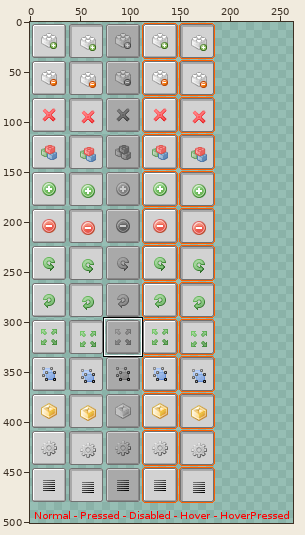
One commit to this sprite sheet: resources/icons/toolbar.png. Above: a wide view before the commit, with the close-up outlined.
Close-up. The starting point:
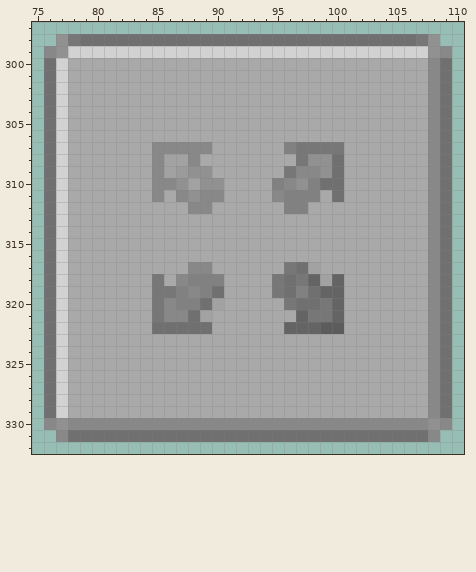
The file is 512x512 pixels. Pixels under 10% opacity are left out. Colours within 5 levels of each other are drawn and written as one. Shown: x 75..110, y 297..332. The wide view leaves out empty margins. The commit also changed other parts of the picture, which this record leaves out.
After:
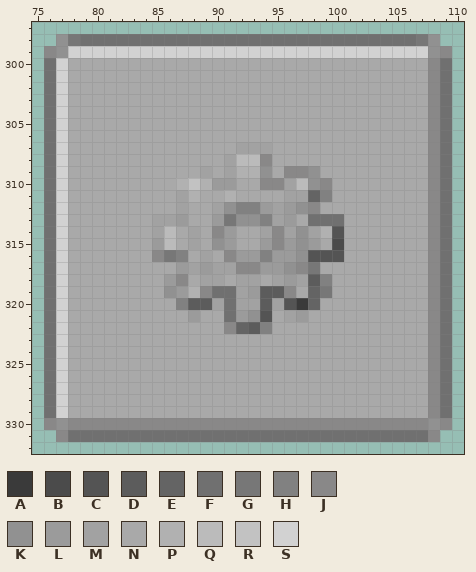
Palette (. is transparent): A #3a3a3a  B #4b4b4b  C #545454  D #5c5c5c  E #646464  F #707070  G #777777  H #818181  J #898888  K #919191  L #9b9b9b  M #a2a2a2  N #a9a9a9  P #b1b1b1  Q #bbbbbb  R #c2c2c2  S #d2d2d2
Edits made:
{"y":307,"x":85,"old":"JJJJJ","new":"NNNNN"}
{"y":307,"x":92,"old":"NNN","new":"MMM"}
{"y":307,"x":96,"old":"HGGGG","new":"NNNNN"}
{"y":308,"x":85,"old":"JMMJ","new":"NNNN"}
{"y":308,"x":91,"old":"NNNN","new":"MQQJ"}
{"y":308,"x":97,"old":"GKKF","new":"NNNN"}
{"y":309,"x":85,"old":"JMLKK","new":"NNNNM"}
{"y":309,"x":91,"old":"NNNN","new":"MPPK"}
{"y":309,"x":96,"old":"G","new":"J"}
{"y":309,"x":98,"old":"JKF","new":"KNN"}
{"y":310,"x":85,"old":"JJKMKKN","new":"NNPRPLL"}
{"y":310,"x":94,"old":"NHJKHFF","new":"JJMQKJN"}
{"y":311,"x":85,"old":"J","new":"N"}
{"y":311,"x":87,"old":"JKJJN","new":"MPNNP"}
{"y":311,"x":95,"old":"JHHHNF","new":"NMMEHN"}
{"y":312,"x":87,"old":"NJJNNNNNNHHN","new":"MNNMKHHLMLKJ"}
{"y":313,"x":85,"old":"NNN","new":"MML"}
{"y":313,"x":90,"old":"NNNNNNN","new":"LGKKHML"}
{"y":313,"x":98,"old":"NNN","new":"FFF"}
{"y":314,"x":85,"old":"NN","new":"MQ"}
{"y":314,"x":88,"old":"N","new":"M"}
{"y":314,"x":90,"old":"NN","new":"JL"}
{"y":314,"x":94,"old":"NNNNNNN","new":"MJMKMPC"}
{"y":315,"x":85,"old":"NN","new":"LQ"}
{"y":315,"x":88,"old":"N","new":"M"}
{"y":315,"x":90,"old":"NN","new":"KL"}
{"y":315,"x":94,"old":"NNNNN","new":"LJLKL"}
{"y":315,"x":100,"old":"N","new":"B"}
{"y":316,"x":85,"old":"NNN","new":"JGH"}
{"y":316,"x":89,"old":"N","new":"M"}
{"y":316,"x":91,"old":"NNNNNNNNNN","new":"JLLHLLKCCC"}
{"y":317,"x":87,"old":"NJJNNNNNNGFM","new":"LMLMMJJLLKJG"}
{"y":318,"x":85,"old":"GN","new":"NL"}
{"y":318,"x":88,"old":"HHH","new":"NMM"}
{"y":318,"x":92,"old":"NN","new":"MM"}
{"y":318,"x":95,"old":"GFGEME","new":"MLMDHN"}
{"y":319,"x":85,"old":"GGHJH","new":"NKLPJ"}
{"y":319,"x":91,"old":"NNNNGFHFEE","new":"FMLDDJNEGN"}
{"y":320,"x":85,"old":"GJ","new":"NN"}
{"y":320,"x":88,"old":"HF","new":"DD"}
{"y":320,"x":91,"old":"NNNNNGFFGE","new":"FMMDMCAENN"}
{"y":321,"x":85,"old":"GJJFM","new":"NNNLN"}
{"y":321,"x":91,"old":"NNNN","new":"FLKC"}
{"y":321,"x":96,"old":"NEGGE","new":"MLNNN"}
{"y":322,"x":85,"old":"FFFFF","new":"NNNNN"}
{"y":322,"x":91,"old":"NNNN","new":"JEDH"}
{"y":322,"x":96,"old":"EEEDD","new":"NNNNN"}
{"label":"changed","picture_box":[152,142,344,334]}
